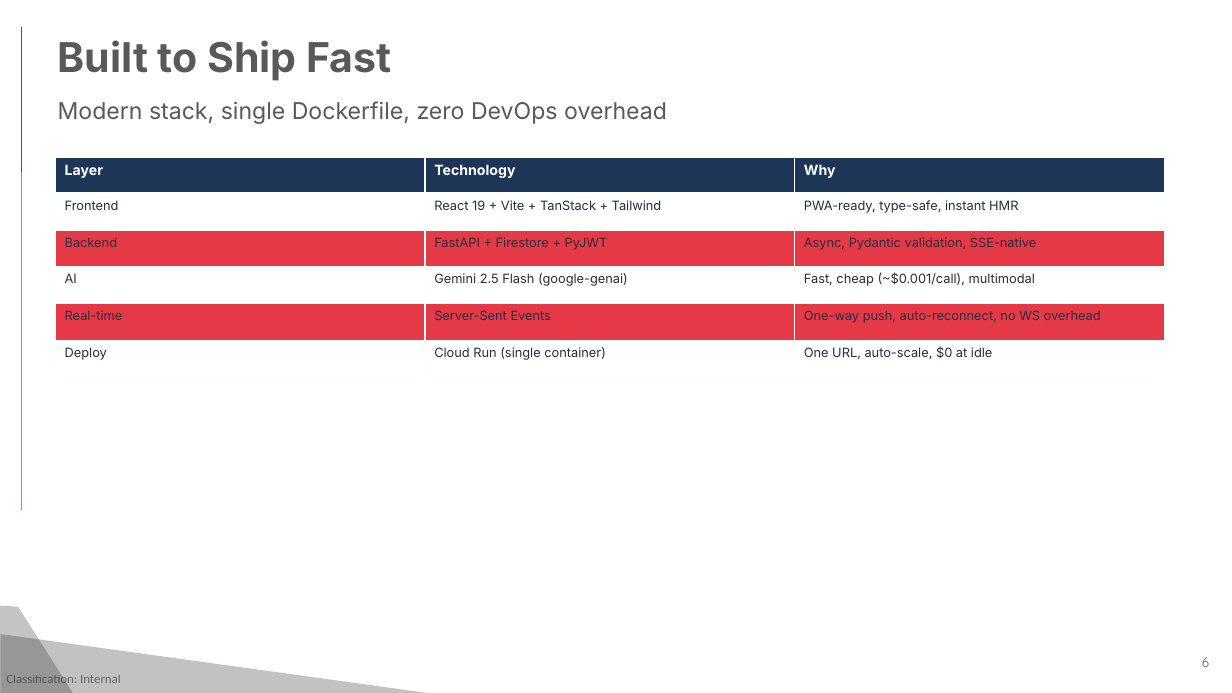
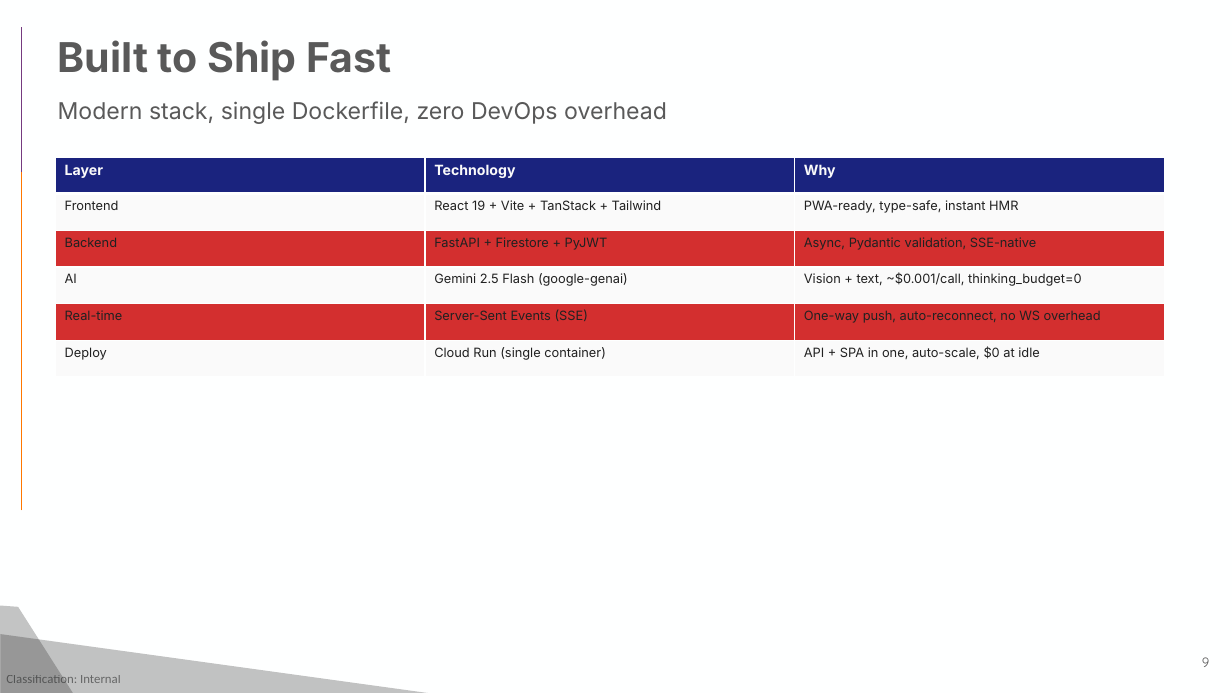
Before and after one commit to anujkarn002/BWAI-APL-DELHI, a slide deck: slide 9 of docs/stadiumbite-deck.pptx (slide 6 before the commit). Drawn at 1232x693 pixels with LibreOffice and Linux fonts; fonts in the diff are those of the drawing; background and template pictures are left out. Boxes give left, top, right and bottom in pixels: in the first picture for what was removed or moved away, otherwise in the second. Text is boxed around its words. In the diff, an @@ line names an element or a change of style, - is before the commit and + after.

```diff
--- a/docs/stadiumbite-deck.pptx
+++ b/docs/stadiumbite-deck.pptx
@@ table at <box>55,157,1165,377</box> @@
-row 4, column 3: Fast, cheap (~$0.001/call), multimodal
+row 4, column 3: Vision + text, ~$0.001/call, thinking_budget=0
-row 5, column 2: Server-Sent Events
+row 5, column 2: Server-Sent Events (SSE)
-row 6, column 3: One URL, auto-scale, $0 at idle
+row 6, column 3: API + SPA in one, auto-scale, $0 at idle
@@ fill #1D3557 to #1A237E in row 1 @@
@@ fill #FFFFFF to #FAFAFA in 9 cells @@
@@ fill #E63946 to #D32F2F in 6 cells @@
@@ text colour #FFFFFF to #FAFAFA in "Layer", "Technology", "Why" @@
@@ text colour #2B2D42 to #212121 in "Frontend", "React 19 + Vite + TanStack + ...", "PWA-ready, type-safe, instant HMR", "Backend" and 8 more places @@
@@ page number at <box>1202,657,1209,667</box>: text changed @@
-6
+9
```
Also in this commit, not shown: 6 other slides changed, 5 slides added, 1 slide removed, 3 other files.
